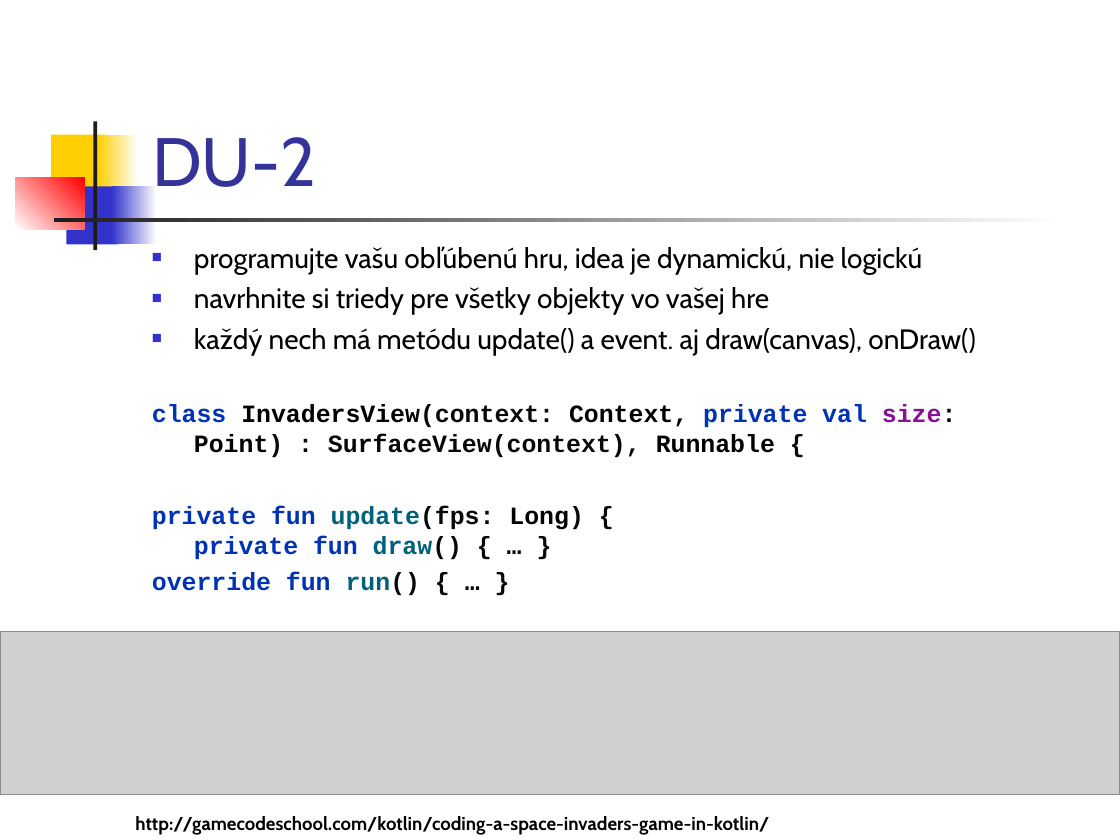
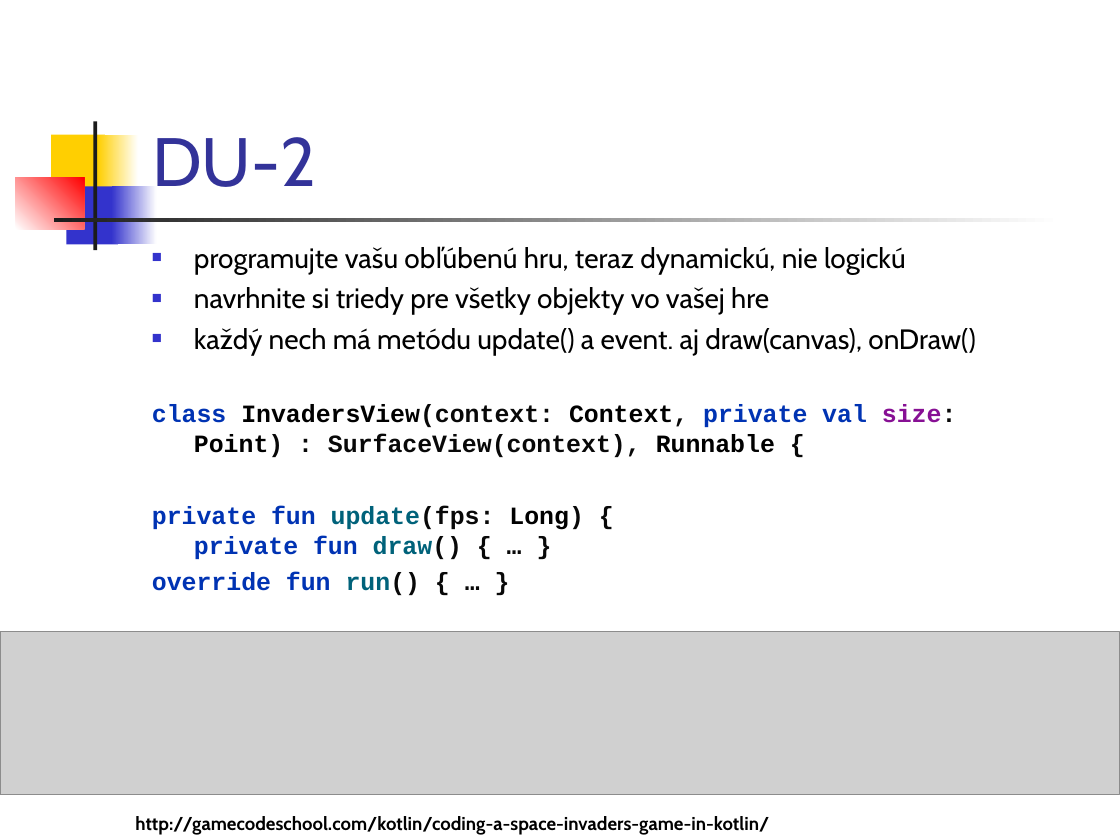
Before and after one commit to vmandro/Prednasky, a slide deck: slide 11 of 05/05_Android.ppt. Drawn at 1120x840 pixels with LibreOffice and Linux fonts; fonts in the diff are those of the drawing; grey boxes stand for pictures. Boxes give left, top, right and bottom in pixels: in the first picture for what was removed or moved away, otherwise in the second. Text is boxed around its words. In the diff, an @@ line names an element or a change of style, - is before the commit and + after.

```diff
--- a/05/05_Android.ppt
+++ b/05/05_Android.ppt
@@ text at (194, 247, 906, 274): text changed @@
-■ programujte vašu obľúbenú hru, idea je dynamickú, nie logickú
+■ programujte vašu obľúbenú hru, teraz dynamickú, nie logickú
```
Also in this commit, not shown: 11 other slides changed, 3 slides added, 1 other file.
